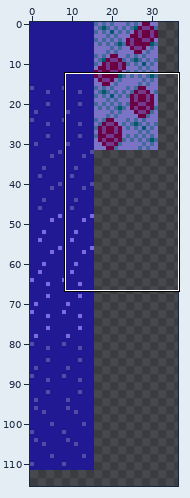
Two versions of one sprite sheet, assets/tiles/a_night.png. Above, an overview of the earlier version with the close-up marked.
Close-up. First the earlier version:
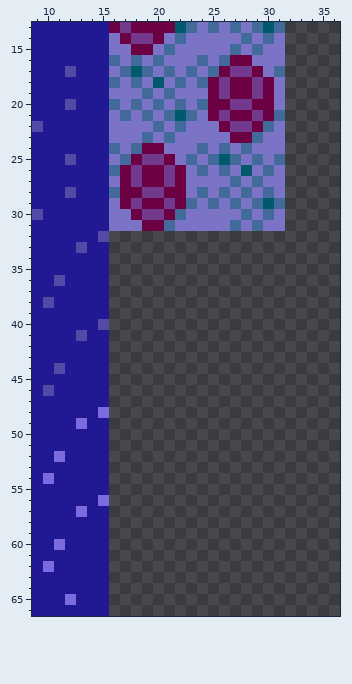
The file is 256x256 pixels. Shown: x 9..36, y 13..66. The wide view leaves out empty margins.
After the commit:
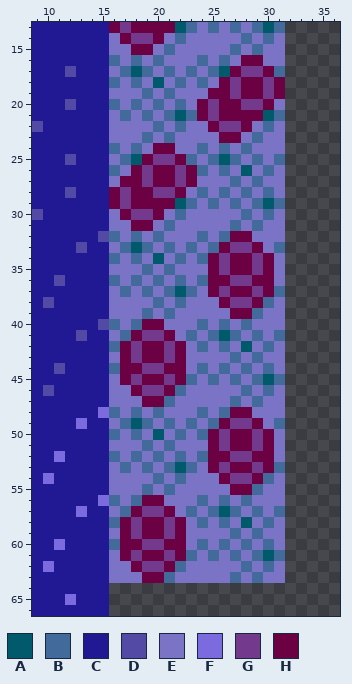
Palette (. is transparent): A #005a6b  B #426b9c  C #211894  D #524aa5  E #7b73c6  F #7b6bde  G #73398c  H #6b0042
The exact change:
Changed rows in their new state; - is an unchanged pixel.
first column x 16:
16 -----------E-H--
17 ----------AH-GH-
18 ---------EHG-HGH
19 ----------HG-HGH
20 --------HG-H-G--
21 --------HGH--HA-
22 ---------HG-HE--
23 ----------H-E---
24 ---E-H----------
25 --AH-GH---------
26 -EHG-HGH--------
27 --HG-HGH--------
28 HG-H-G----------
29 HGH--HA---------
30 -HG-HE----------
31 --H-E-----------
32 BEBEBEEEBEBHHEEE
33 EBABEBEBEBHGGHEB
34 BEBEAEBEBHGHHGHE
35 EEEBEBEEEHGHHGHE
36 BEBEBEBEBHHGGHHE
37 EBEBEBABEHGHHGHB
38 EEEEBEBEEEHGGHBE
39 EEEBEBEEEEEHHBEE
40 BEBHHEEEBEBEBEEE
41 EBHGGHEBEBABEBEB
42 BHGHHGHEBEBEAEBE
43 EHGHHGHEEEEBEBEE
44 BHHGGHHEBEBEBEBE
45 EHGHHGHBEBEBEBAB
46 EEHGGHBEEEEEBEBE
47 EEEHHBEEEEEBEBEE
48 BEBEBEEEBEBHHEEE
49 EBABEBEBEBHGGHEB
50 BEBEAEBEBHGHHGHE
51 EEEBEBEEEHGHHGHE
52 BEBEBEBEBHHGGHHE
53 EBEBEBABEHGHHGHB
54 EEEEBEBEEEHGGHBE
55 EEEBEBEEEEEHHBEE
56 BEBHHEEEBEBEBEEE
57 EBHGGHEBEBABEBEB
58 BHGHHGHEBEBEAEBE
59 EHGHHGHEEEEBEBEE
60 BHHGGHHEBEBEBEBE
61 EHGHHGHBEBEBEBAB
62 EEHGGHBEEEEEBEBE
63 EEEHHBEEEEEBEBEE
Where, in picture pixels (left, top, right, bottom), the same in both close-ups:
changed: (109, 55, 285, 583)
